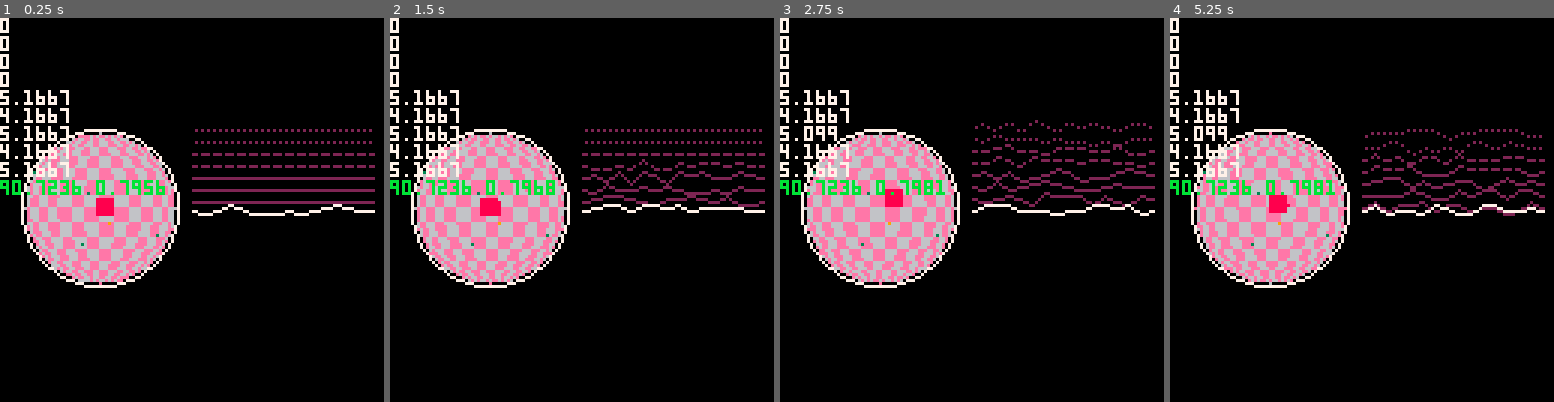
Above: before the commit, frames 1-4 (left to right).
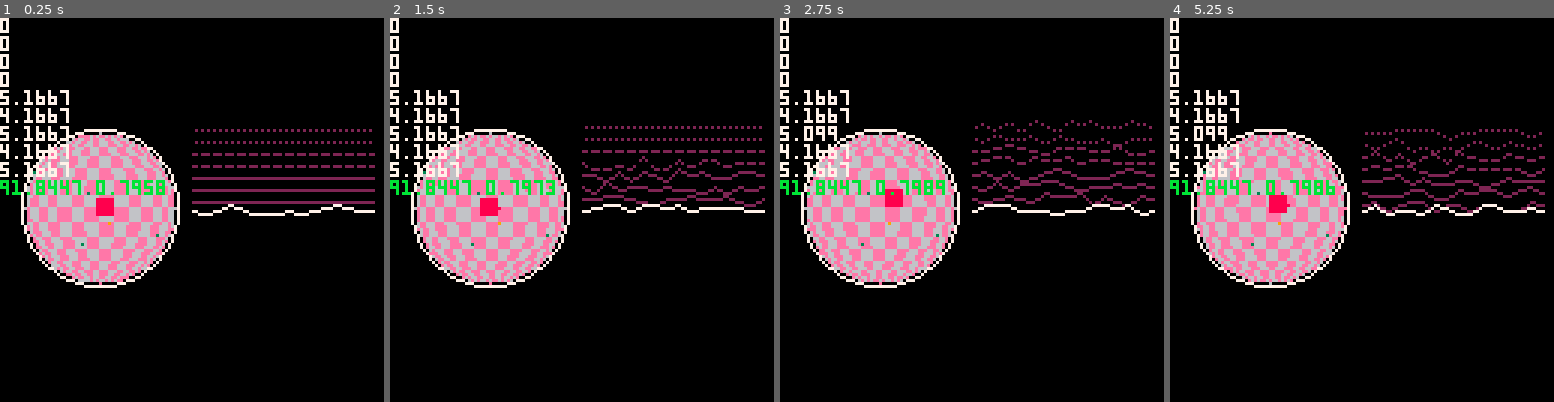
Above: after the commit, the same moments.

Repository: GerodruS/scanner8
Game: PICO-8 cartridge game.p8
The game is run twice, just before and just after one commit, with the same random seed, the same clock (stepped at 60 frames per second) and the same inputs.
Inputs:
- Up to frame 1 (0.25 s): no input
- Up to frame 2 (1.5 s): tap X (X key) at 0.33, 1.07 s
- Up to frame 3 (2.75 s): hold Right 1.6-2.1 s; tap X (X key) at 1.85 s; hold Up 2.15-2.42 s; hold Right from 2.47 s (still down)
- Up to frame 4 (5.25 s): tap X (X key) at 2.97, 4.08, 5.2 s; release Right at 3.03 s; hold Left 3.08-3.58 s; hold Down 3.63-3.97 s; hold Right 4.02-4.68 s; hold Up 4.73-5.03 s; hold Left from 5.08 s (still down)

The runs differ from the first frame. In frame 1, 0.3% of the frame differs, in the area x 3-43%, y 34-65%; in frame 2, 2.5%, in the area x 3-98%, y 28-64%; in frame 3, 1.1%; in frame 4, 1.7%.

Commit message:
Added position and size fields to surface

Diff:
--- a/game.p8
+++ b/game.p8
@@ -399,19 +399,30 @@
 function init_planet_surface()
  cls()
 
- for y=0,64 do
-  for x=0,127 do
+ local position={0,32}
+ local size={128,64}
+
+ for y=0,size[2]-1 do
+  for x=0,size[1]-1 do
    local c=(flr(x/4)+flr(y/4))%2==0 and 6 or 14
    pset(x,y,c)
   end
  end
  memcpy(0x1000,0x6000,1024*4)
 
+ local function draw_target(x,y)
+  rectfill(x-2,y-2,x+2,y+2,8)
+ end
+
  return {
+  pos=position,
+  size=size,
   draw=function(p)
    cls()
    memcpy(0x6000+1024*2,0x1000,1024*4)
-   rectfill(p[1]-2,p[2]-2,p[1]+2,p[2]+2,8)
+   draw_target(p[1]-size[1],p[2])
+   draw_target(p[1],p[2])
+   draw_target(p[1]+size[1],p[2])
    memcpy(0x2000,0x6000+1024*2,1024*4)
    cls()
   end,
